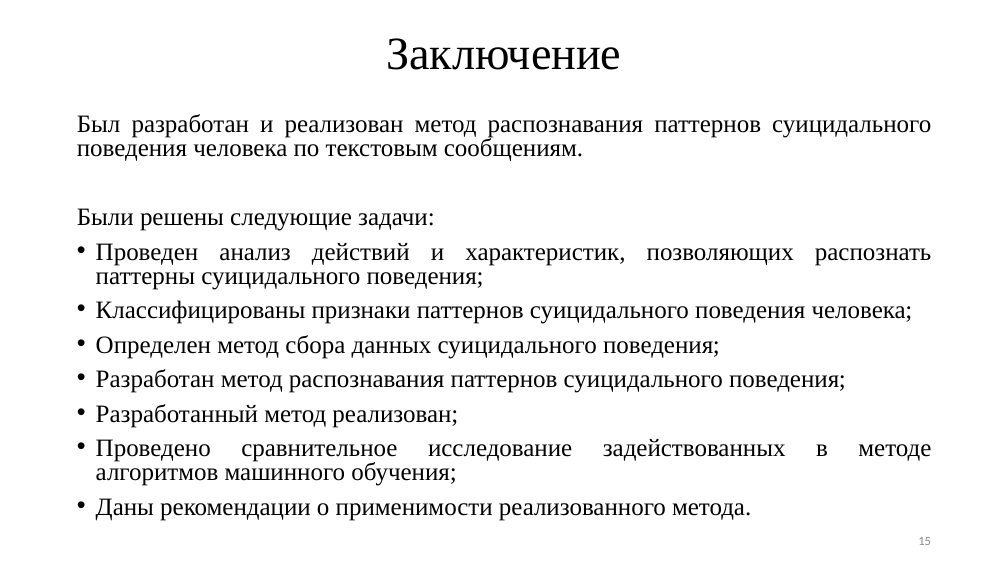
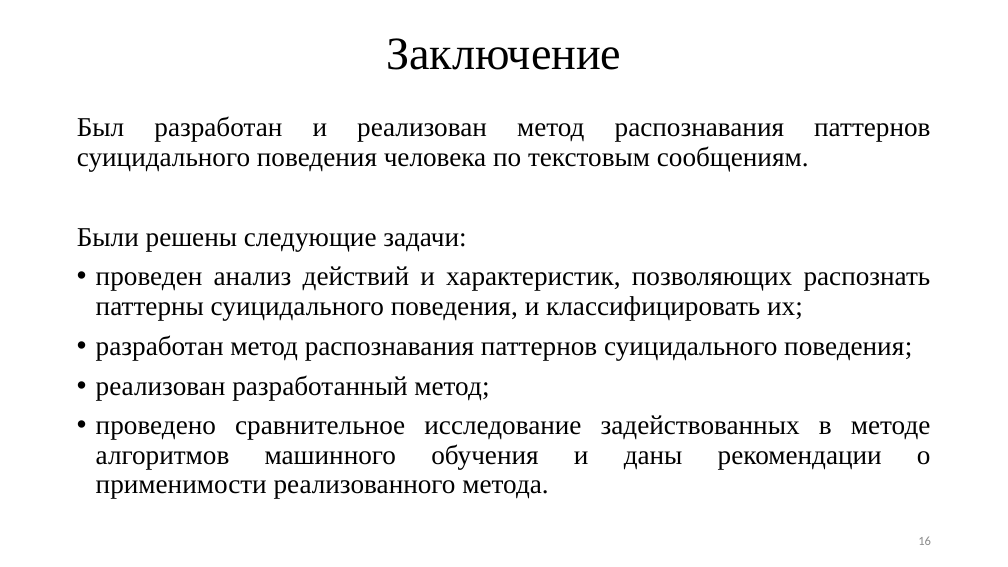
Before and after one commit to TheSawIsTheLaw/iWannaKillMyself, a slide deck: slide 16 of iWannaNote/iHatePresentations/presentation.pptx (slide 15 before the commit). Drawn at 1008x567 pixels with LibreOffice and Linux fonts; fonts in the diff are those of the drawing. Boxes give left, top, right and bottom in pixels: in the first picture for what was removed or moved away, otherwise in the second. Text is boxed around its words. In the diff, an @@ line names an element or a change of style, - is before the commit and + after.

```diff
--- a/iWannaNote/iHatePresentations/presentation.pptx
+++ b/iWannaNote/iHatePresentations/presentation.pptx
@@ text at bbox=[77, 116, 930, 251]: size 23.8 to 25.9 pt in "Был разработан и реализован метод распознавания паттернов ...", "Были решены следующие задачи:"; line spacing 0.8 to 0.9 @@
@@ text at bbox=[96, 266, 931, 498]: text changed; size 23.8 to 25.9 pt @@
-• Проведен анализ действий и характеристик, позволяющих распознать паттерны суицидального поведения;
-• Классифицированы признаки паттернов суицидального поведения человека;
-• Определен метод сбора данных суицидального поведения;
-• Разработан метод распознавания паттернов суицидального поведения;
-• Разработанный метод реализован;
-• Проведено сравнительное исследование задействованных в методе алгоритмов машинного обучения;
-• Даны рекомендации о применимости реализованного метода.
+• проведен анализ действий и характеристик, позволяющих распознать паттерны суицидального поведения, и классифицировать их;
+• разработан метод распознавания паттернов суицидального поведения;
+• реализован разработанный метод;
+• проведено сравнительное исследование задействованных в методе алгоритмов машинного обучения и даны рекомендации о применимости реализованного метода.
```
Also in this commit, not shown: 5 other slides changed, 1 slide added, 2 other files.
